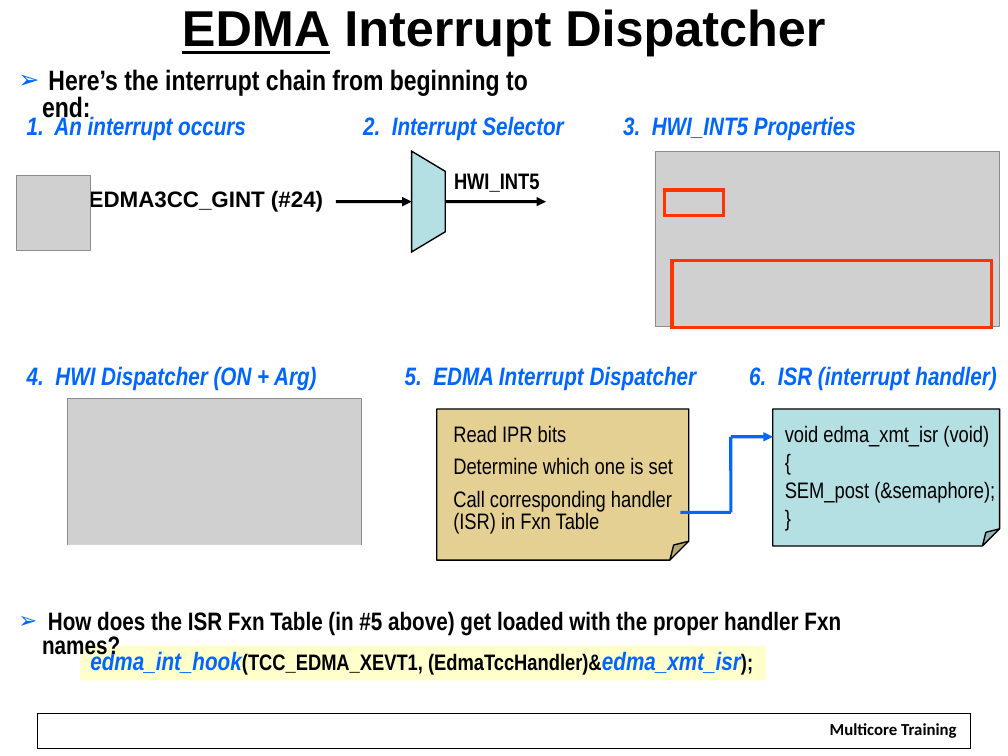
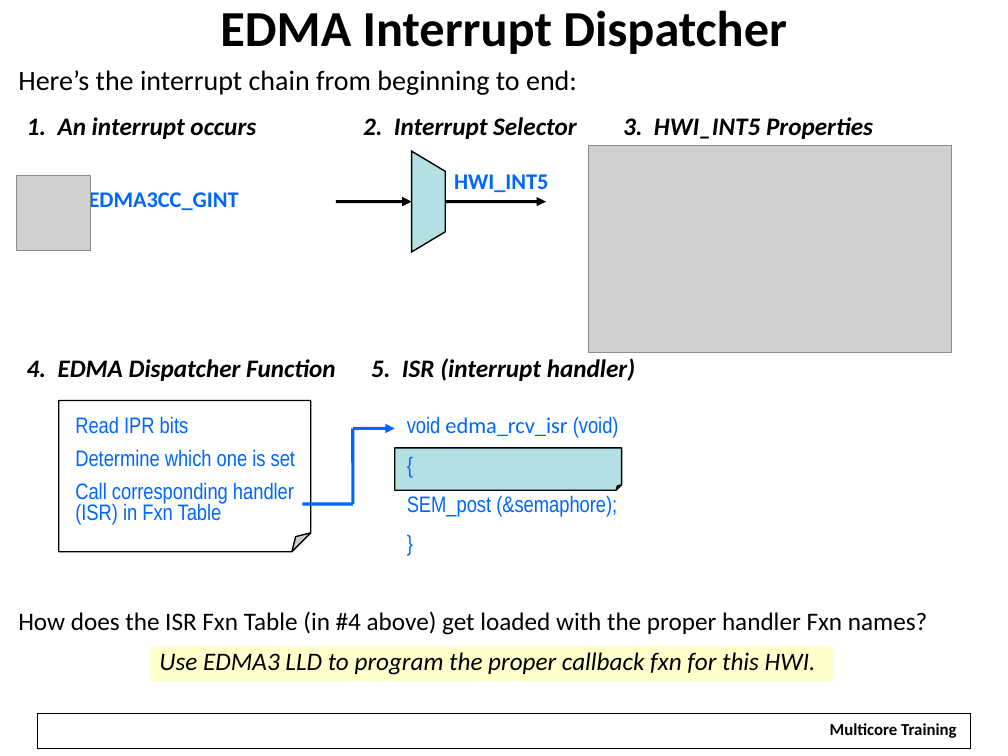
Before and after one commit to hari1989/keystone-workshop, a slide deck: slide 44 of slides/Intro to EDMA.pptx (slide 86 before the commit). Drawn at 1008x756 pixels with LibreOffice and Linux fonts; fonts in the diff are those of the drawing; grey boxes stand for pictures; background and template pictures are left out. Boxes give left, top, right and bottom in pixels: in the first picture for what was removed or moved away, otherwise in the second. Text is boxed around its words. In the diff, an @@ line names an element or a change of style, - is before the commit and + after.

```diff
--- a/slides/Intro to EDMA.pptx
+++ b/slides/Intro to EDMA.pptx
@@ title "EDMA Interrupt Dispatcher" at (x1=220, y1=10, x2=787, y2=54): font Arial to Calibri; underline off in "EDMA" @@
@@ text "Here’s the interrupt chain from ..." at (x1=18, y1=70, x2=577, y2=95): font Arial Narrow to Calibri, bold off; bullet ➢ to none @@
@@ font Arial Narrow to Calibri, text colour #0066FF to #000000 in 3 elements at (x1=27, y1=117, x2=256, y2=139), (x1=363, y1=117, x2=577, y2=139), (x1=623, y1=117, x2=873, y2=139) @@
@@ picture resized from (x1=655, y1=151, x2=1000, y2=327) to (x1=589, y1=145, x2=953, y2=353) @@
@@ text "HWI_INT5" at (x1=454, y1=174, x2=548, y2=192): font Arial Narrow to Calibri, text colour #000000 to #0066FF @@
@@ text at (x1=89, y1=189, x2=239, y2=214): text changed; font Arial to Calibri; text colour #000000 to #0066FF @@
-EDMA3CC_GINT (#24)
+EDMA3CC_GINT
@@ rectangle removed at (x1=664, y1=191, x2=723, y2=216) @@
@@ rectangle removed at (x1=672, y1=260, x2=992, y2=328) @@
@@ text at (x1=27, y1=359, x2=336, y2=381): text changed; font Arial Narrow to Calibri; text colour #0066FF to #000000 @@
-4. HWI Dispatcher (ON + Arg)
+4. EDMA Dispatcher Function
@@ text at (x1=371, y1=358, x2=635, y2=381): text changed; font Arial Narrow to Calibri; text colour #0066FF to #000000 @@
-5. EDMA Interrupt Dispatcher
+5. ISR (interrupt handler)
@@ text removed at (x1=749, y1=366, x2=996, y2=391) @@
-6. ISR (interrupt handler)
@@ folded corner added at (x1=58, y1=400, x2=310, y2=551), fill #FFFFFF, outline #000000 1 pt @@
@@ text "Read IPR bits" at (x1=75, y1=416, x2=295, y2=525): text colour #000000 to #0066FF @@
@@ picture removed at (x1=68, y1=398, x2=362, y2=574) @@
@@ text "void edma_rcv_isr (void)" moved from (x1=785, y1=425, x2=995, y2=503) to (x1=407, y1=416, x2=619, y2=517) @@
@@ text at (x1=407, y1=416, x2=619, y2=438): text changed; font Arial Narrow to Calibri; text colour #000000 to #0066FF @@
-void edma_xmt_isr (void)
+void edma_rcv_isr (void)
@@ folded corner removed at (x1=773, y1=409, x2=1000, y2=546) @@
@@ 2 lines, 1 text, 1 arrow moved together from (x1=453, y1=425, x2=773, y2=533) to (x1=75, y1=416, x2=395, y2=525) @@
@@ folded corner resized from (x1=436, y1=409, x2=688, y2=560) to (x1=395, y1=448, x2=622, y2=490) @@
@@ folded corner at (x1=395, y1=448, x2=622, y2=490): fill #E5D093 to #B5E0E3 @@
@@ text at (x1=407, y1=495, x2=617, y2=517): text colour #000000 to #0066FF in "{", "SEM_post (&semaphore);", "}"; more space between paragraphs @@
@@ rectangle removed at (x1=58, y1=545, x2=369, y2=579) @@
@@ text at (x1=18, y1=611, x2=927, y2=635): text changed; font Arial Narrow to Calibri; bold off @@
-➢ How does the ISR Fxn Table (in #5 above) get loaded with the proper handler Fxn names?
+How does the ISR Fxn Table (in #4 above) get loaded with the proper handler Fxn names?
@@ rectangle removed at (x1=81, y1=646, x2=766, y2=680) @@
-edma_int_hook(TCC_EDMA_XEVT1, (EdmaTccHandler)&edma_xmt_isr);
@@ rectangle added at (x1=149, y1=646, x2=834, y2=681), fill #FFFFCC, 18 pt, text #000000, italic @@
+Use EDMA3 LLD to program the proper callback fxn for this HWI.
```
Also in this commit, not shown: 30 other slides changed, 26 slides added, 90 slides removed.
